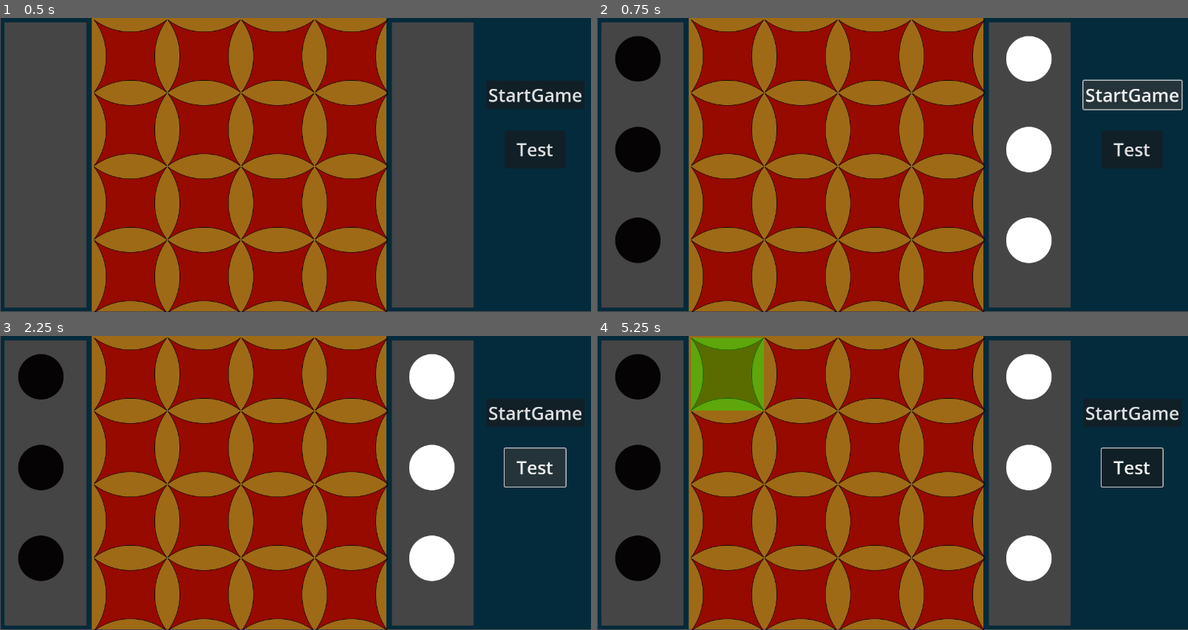
Above: before the commit, frames 1-4 (two rows, left to right).
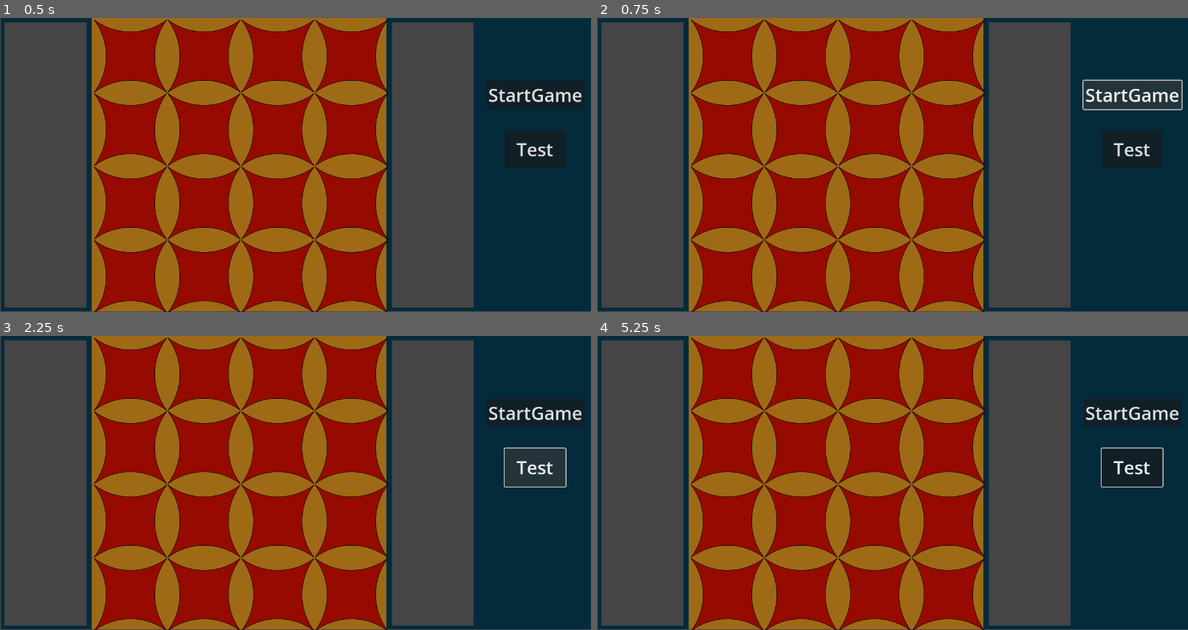
Above: after the commit, the same moments.

Repository: Abdelrahman-Sherif-Fayez/Gobblet-Game
Game: Godot game, scene res://gui.tscn
Same seed, same stepped clock (60 frames per second), same inputs: the game is played once before the commit and once after it.
Inputs (mouse positions are in pixels of both pictures, inside the frame that each line leads up to):
- Up to frame 1 (0.5 s): no input
- Up to frame 2 (0.75 s): click "StartGame" at 0.5 s
- Up to frame 3 (2.25 s): click "StartGame" at 1.25 s; click "Test" at 2 s
- Up to frame 4 (5.25 s): click "Test" at 2.75 s; click "StartGame" at 3.5 s; click "Test" at 4.25 s; tap Enter at 5 s; move the mouse to (1022, 468) at 5.02 s; press the mouse at (1022, 468) at 5.03 s

Frame 1 is identical in both runs. In frame 2, 5.7% of the frame differs, in the area x 3-77%, y 6-84%; in frame 3, 5.7%; in frame 4, 8.8%, in the area x 3-77%, y 0-84%.
Error after the commit: Parse Error: Too few arguments for "new()" call. Expected at least 5 but received 4. (res://Bitboard.gd:220)

Commit message:
added stack_no to Move class and update_board working
Implemented update_board
Fixed issues in the GUI logic
Added stack_no and see if can be implemented in Bitboard  class or not

Diff:
--- a/Bitboard.gd
+++ b/Bitboard.gd
@@ -216,6 +216,7 @@
 	if is_black_move:
 		for j in range(16):
 			if (temp_board[3] & mask) == 0 and (temp_board[2] & mask) == 0 and (temp_board[1] & mask) == 0 and (temp_board[0] & mask) == 0:
+				# Hegazy add stack_no please here and in all errors
 				moves.append(Move.new(-1, j, size, true))
 			mask <<= 1
 	else:
--- a/Bot.gd
+++ b/Bot.gd
@@ -6,6 +6,7 @@
 	bitboard = bitboardGame
 
 func play_next_move():
+	#return Move.new(-1, 3, 1, 100*100, 0) # for testing update_board (Working)
 	pass
 #will use search moves function and use make move function
 #will update the bitboard with the move
--- a/GUI.gd
+++ b/GUI.gd
@@ -52,6 +52,25 @@
 
 	if gamestarted:
 		var move = bot.play_next_move()
+		update_board(move)
+
+func update_board(move):
+	var piece_to_move
+	if move.from_ == -1:
+		if move.isblack:
+			piece_to_move = black_pieces_array[move.stack_no].pop_front()
+		else:
+			piece_to_move = white_pieces_array[move.stack_no].pop_front()
+	else:
+		piece_to_move = piece_array[move.from_].pop_front()
+
+	var tween = get_tree().create_tween()
+	var icon_offset = piece_to_move.get_size()
+	icon_offset.x = icon_offset.x / 2
+	icon_offset.y = icon_offset.y /  2
+	tween.tween_property(piece_to_move, "global_position", grid_array[move.to].global_position - icon_offset, 0.5)
+	piece_array[move.to].push_front(piece_to_move)
+	piece_to_move.tile_ID = move.to
 
 # A function to move the selected piece to the clicked tile
 func move_piece(piece, location)->void:  #location is an index
@@ -79,9 +98,9 @@
 	var new_piece = piece_scene.instantiate()
 	self.add_child(new_piece)
 	if is_black:
-		black_pieces_array[stack_no].push_back(new_piece)
-	else:
-		white_pieces_array[stack_no].push_back(new_piece)
+		black_pieces_array[stack_no].push_front(new_piece)
+	else:
+		white_pieces_array[stack_no].push_front(new_piece)
 	new_piece.type = piece_type
 	new_piece.tile_ID = -1
 	new_piece.load_icon(piece_type)
@@ -155,6 +174,7 @@
 	var test_black_pieces = [0b0000000000000000, 0b0000000000000000, 0b0000000000000000, 0b0000000000000000]
 	var test_white_pieces = [0b0000000000000000, 0b0000000000000000, 0b0000000000000000, 0b0000000000000000]
 
+
 	set_board_filter(bitboard.get_board_int())
 
 	#for i in range(4):
@@ -197,7 +217,8 @@
 			while len(i) > 0:
 				i[0].queue_free()
 				i.pop_front()
-
-func update_board(move):
-	pass
-#Sherif
+	for i in piece_array:
+		if i:
+			while len(i) > 0:
+				i[0].queue_free()
+				i.pop_front()
--- a/Move.gd
+++ b/Move.gd
@@ -2,12 +2,14 @@
 
 class_name Move
 var from_: int
+var stack_no: int # a varibale passed if needed and takes values 0 , 1 , 2 to determine which stack if from_ == -1 or value -1 if not
 var to: int
 var size: int
 var isblack: bool
 
-func _init(a, b, size, isblack):
+func _init(a, b,stack_no, size, isblack):
 	from_ = a
 	to = b
+	self.stack_no = stack_no
 	self.size = size
 	self.isblack = isblack
Not shown, added: gui1BD2.tmp
Not shown, added: gui6799.tmp
Not shown, added: gui6EDF.tmp
Not shown, added: guiEEEE.tmp
